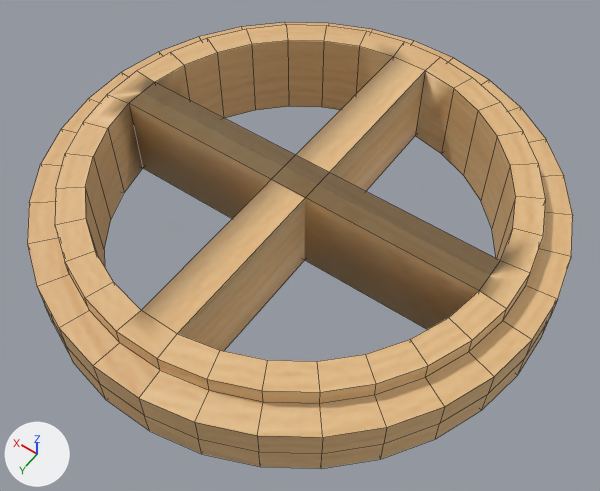
The FBX model Lost Files 01/Assets/Models/Egemen/yuvarlakCam.fbx, before and after one commit.
Before and after are seen from a 50 mm camera at (-1.57, 2.2, 3.17) aimed at (-0.08, 0.12, -0.11). The axes (+X, +Y, +Z) are drawn at lower left. The lights are the same throughout. Mesh edges are drawn as thin lines.
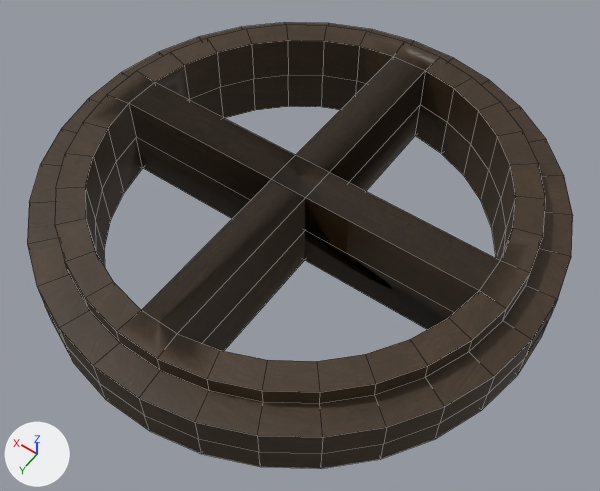
Changed parts and their boxes (x1, y1, x2, y2) in the pictures (600 x 491 px):
part 1 of me_circle_001, built on: (85, 41, 516, 351) in both
part 2 of me_circle_001, recoloured (beige to brown): (27, 22, 573, 469) in both

The change, as a list of edits to the scene's bpy script:
```text
Add img_cevcevemese_png:
    img_cevcevemese_png = load_image('CevceveMese.png', '_unpacked/CevceveMese.png', 512, 512, 'sRGB')
Add mat_material_003:
    mat_material_003 = principled_material('Material.003')
    mat_material_003.texture = img_cevcevemese_png  # with its transparency
Change me_circle_001:
    used by ob_circle_001; location = (0.0, 0.0, 0.0)
    remove me_circle_001.from_pydata(...)  # 288 vertices, 296 faces; spans x -1.29..1.29, y -1.29..1.29, z -0.24..0.24
    add me_circle_001.from_pydata(...)  # 320 vertices, 328 faces; spans x -1.29..1.29, y -1.29..1.29, z -0.24..0.24
    me_circle_001 part 1
    36 faces are deleted
    32 new vertices lie (0.0, 0.0, -0.24) away from vertices in x -1.01..1.01, y -1.01..1.01, z 0.24
    68 new faces join them
    me_circle_001 part 2: 260 faces spanning x -1.29..1.29, y -1.29..1.29, z -0.24..0.24 switch from mat_material (picture img_kapımap_png) to mat_material_003 (picture img_cevcevemese_png)
```
